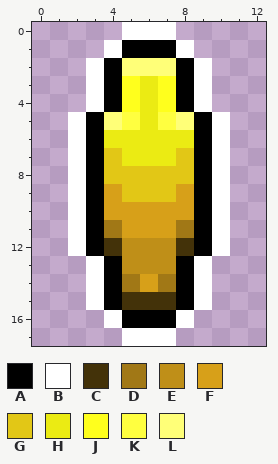
Pixel-art sprite -- Assets/Levels/CMN/Coin/coin_0002.png. Above: the version before the commit.
The file is 13x18 pixels.
Palette (. is transparent): A #000000  B #ffffff  C #433209  D #a17816  E #bf8f18  F #d7a019  G #e2c716  H #ebeb13  J #ffff1d  K #ffff40  L #ffff78
And afterwards:
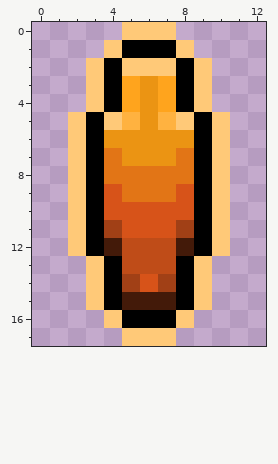
Changes in this commit:
@@ palette @@
-B #ffffff
+B #ffc978
-C #433209
+C #431a09
-D #a17816
+D #a14016
-E #bf8f18
+E #bf4c18
-F #d7a019
+F #d75319
-G #e2c716
+G #e27516
-H #ebeb13
+H #eb9413
-J #ffff1d
+J #ffa41d
-K #ffff40
+K #ffb240
@@ x 2..10 @@
  1 ..BAAAB..
- 2 .BALLLAB.
+ 2 .BABBBAB.
  3 .BAJHJAB.
  4 .BAJHJAB.
- 5 BALKHKLAB
+ 5 BABKHKBAB
  6 BAHHHHHAB
